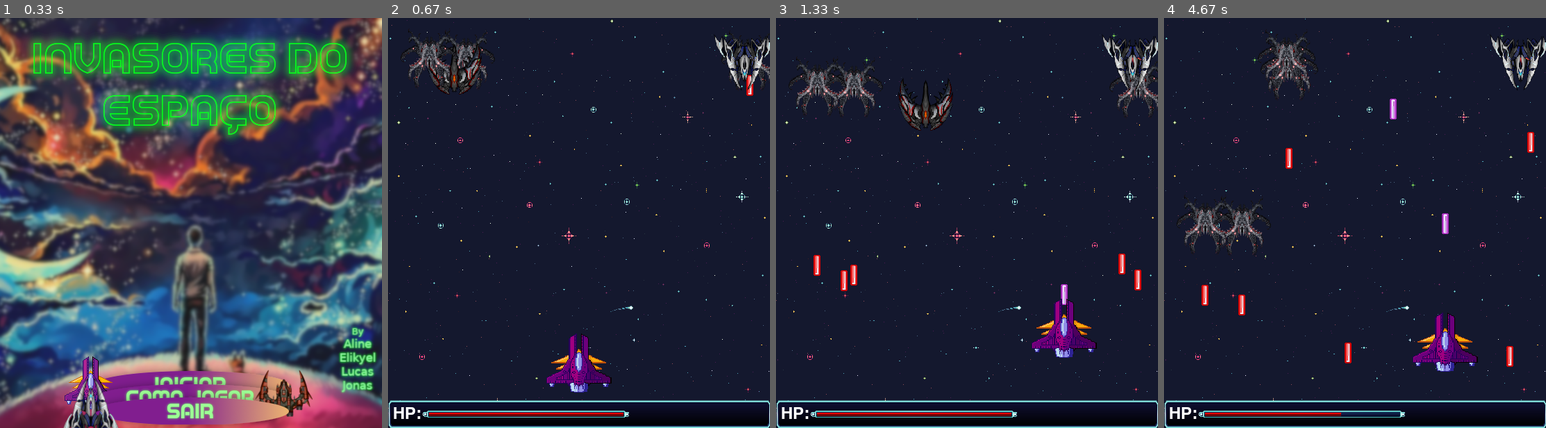
Above: before the commit, frames 1-4 (left to right).
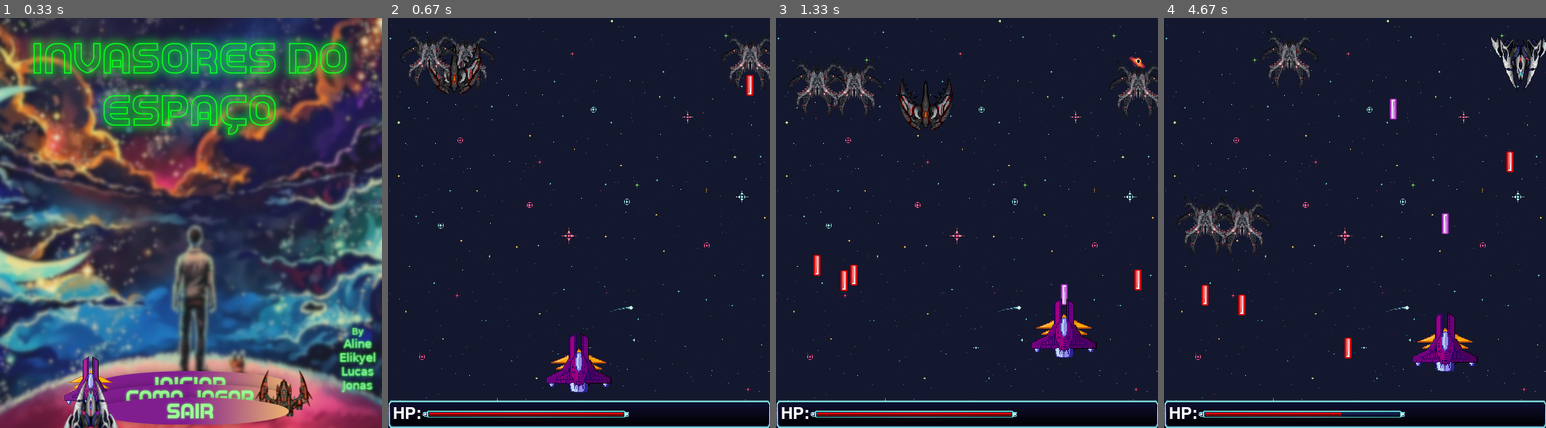
Above: after the commit, the same moments.

Repository: cjs-13/Projeto_pygame
Game: pygame game, started from main.py
Same seed, same stepped clock (60 frames per second), same inputs: the game is played once before the commit and once after it.
Inputs (mouse positions are in pixels of both pictures, inside the frame that each line leads up to):
- Up to frame 1 (0.33 s): no input
- Up to frame 2 (0.67 s): click (575, 182) at 0.38 s
- Up to frame 3 (1.33 s): hold Right 0.67-1.13 s; move the mouse to (951, 239) at 0.7 s; hold Up from 1.17 s (still down); tap Space at 1.23 s
- Up to frame 4 (4.67 s): release Up at 1.47 s; hold Right 1.5-1.97 s; tap Space at 1.57, 1.87, 2.07, 2.37, 2.63, 2.97, 3.27, 3.4, 3.8, 4.1, 4.47 s; hold Left 2-2.53 s; tap U at 2.15, 3.48 s; hold Down 2.57-2.87 s; hold Left 2.9-3.3 s; hold Up 3.33-3.7 s; hold Right 3.73-4.37 s; hold Down from 4.4 s (still down)

Frame 1 is identical in both runs. In frame 2, 0.7% of the frame differs, in the area x 85-100%, y 4-18%; in frame 3, 0.8%; in frame 4, 1.2%, in the area x 24-97%, y 3-86%.

Commit message:
Diminuição do número de inimigo spawnados na tela.

Diff:
--- a/main.py
+++ b/main.py
@@ -314,8 +314,8 @@
         TELA.blit(BG, (0, 0))
 
         #Spawn aleatório de inimigos
-        if len(naves) < 6:
-            inimigotempo = Inimigo(random.randint(0, 500), 0,random.randint(0,2))
+        if len(naves) < 5:
+            inimigotempo = Inimigo(random.randint(0, 500), 0, random.randint(0,2))
             naves.append(inimigotempo)
 
         for event in pygame.event.get():
